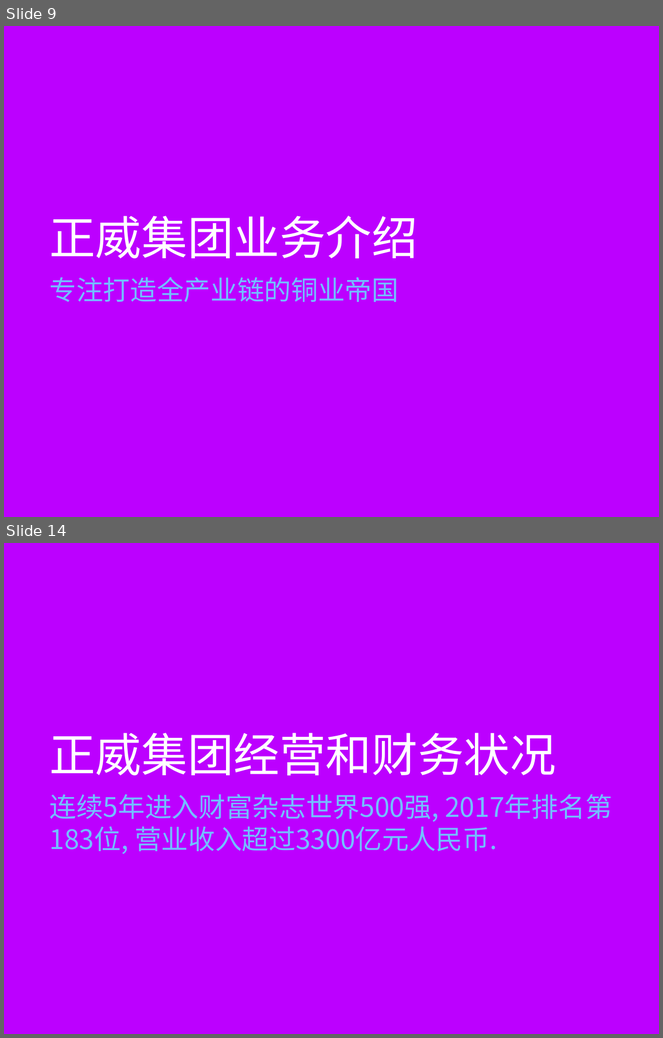
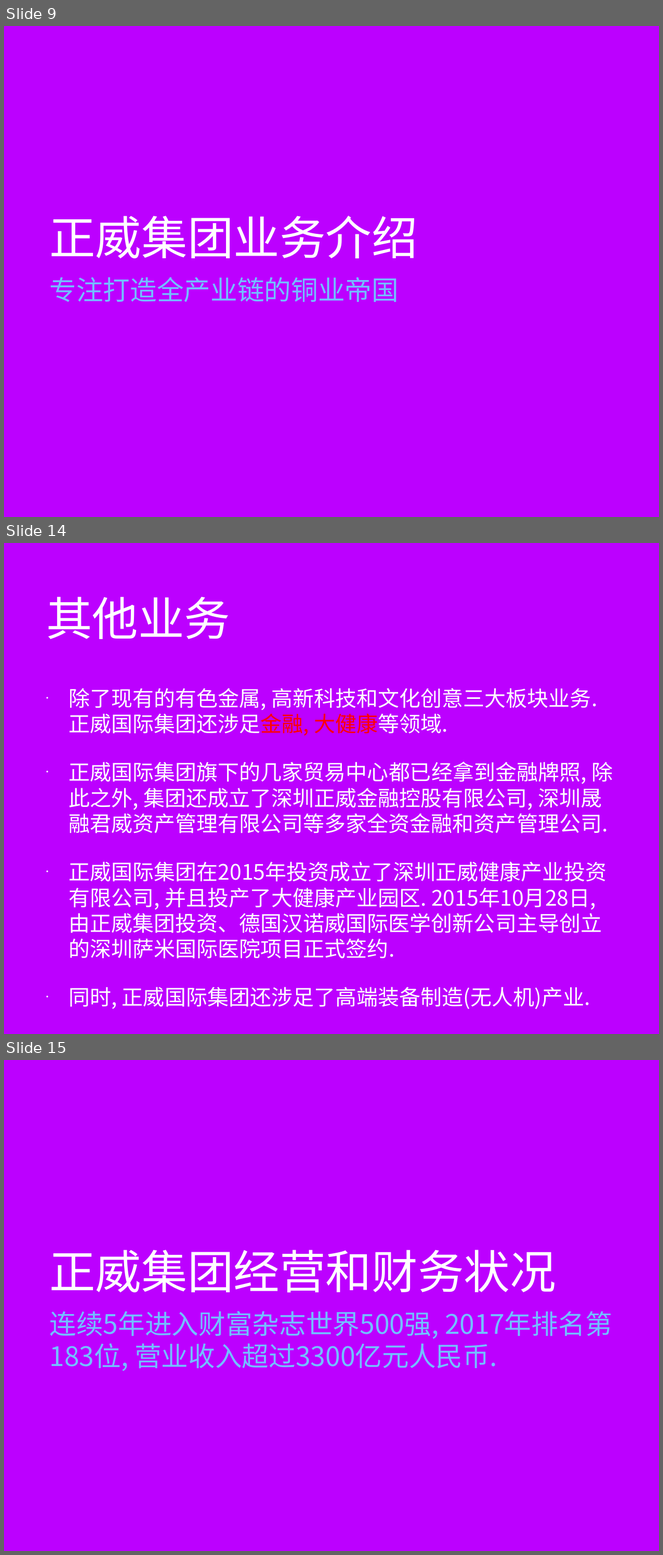
Before and after one commit to minibear0523/AmerGroup, a slide deck: 正威国际集团V1.0.pptx. Shown one above the other, each under a label of ours: slides 9 and 14 before the commit, slides 9, 14 and 15 after it; the slides between them are not shown. The pictures are 663x1038 and 663x1555 pixels, drawn with LibreOffice and Linux fonts; fonts in the diff are those of the drawing; background and template pictures are left out. Boxes give left, top, right and bottom in pixels: in the first picture for what was removed or moved away, otherwise in the second. Text is boxed around its words. In the diff, an @@ line names an element or a change of style, - is before the commit and + after.

```diff
--- a/正威国际集团V1.0.pptx
+++ b/正威国际集团V1.0.pptx
@@ slide 14 added at bbox=[4, 543, 659, 1034], background picture (left out) @@
@@ title added at bbox=[46, 597, 230, 639], 72 pt, text #FFFFFF @@
+其他业务
@@ text added at bbox=[68, 688, 613, 1009], 33.3 pt, text #FFFFFF @@
+• 除了现有的有色金属, 高新科技和文化创意三大板块业务. 正威国际集团还涉足金融, 大健康等领域.
+• 正威国际集团旗下的几家贸易中心都已经拿到金融牌照, 除此之外, 集团还成立了深圳正威金融控股有限公司, 深圳晟融君威资产管理有限公司等多家全资金融和资产管理公司.
+• 正威国际集团在2015年投资成立了深圳正威健康产业投资有限公司, 并且投产了大健康产业园区. 2015年10月28日,由正威集团投资、德国汉诺威国际医学创新公司主导创立的深圳萨米国际医院项目正式签约.
+• 同时, 正威国际集团还涉足了高端装备制造(无人机)产业.
@@ what was slide 14 is now slide 15 @@
```
Also in this commit, not shown: 9 slides changed, 8 other slides added, 2 other files.
